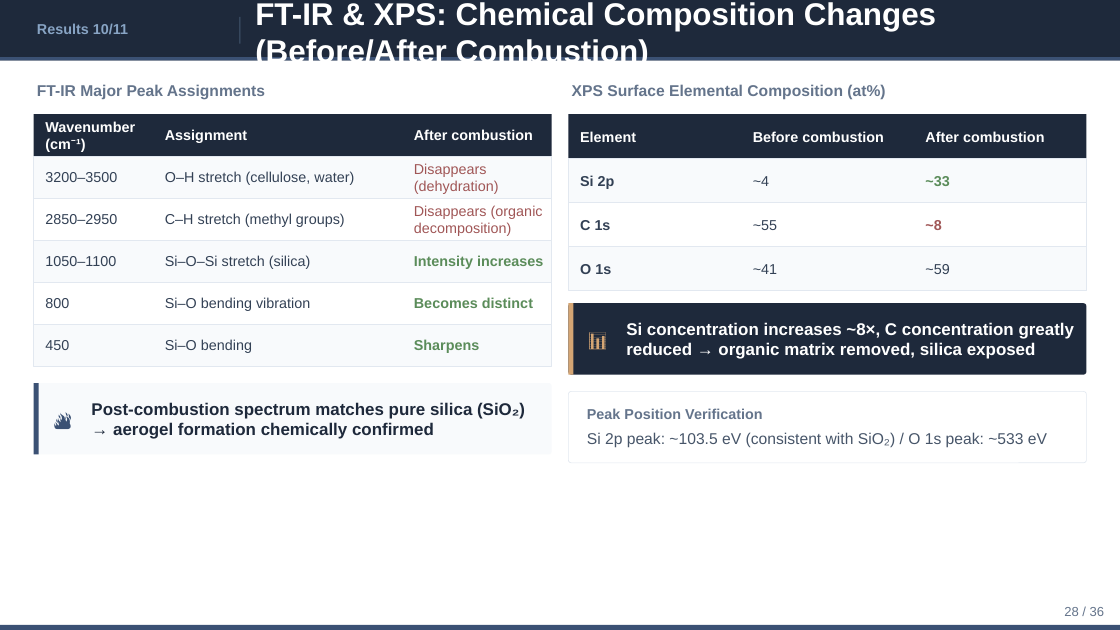
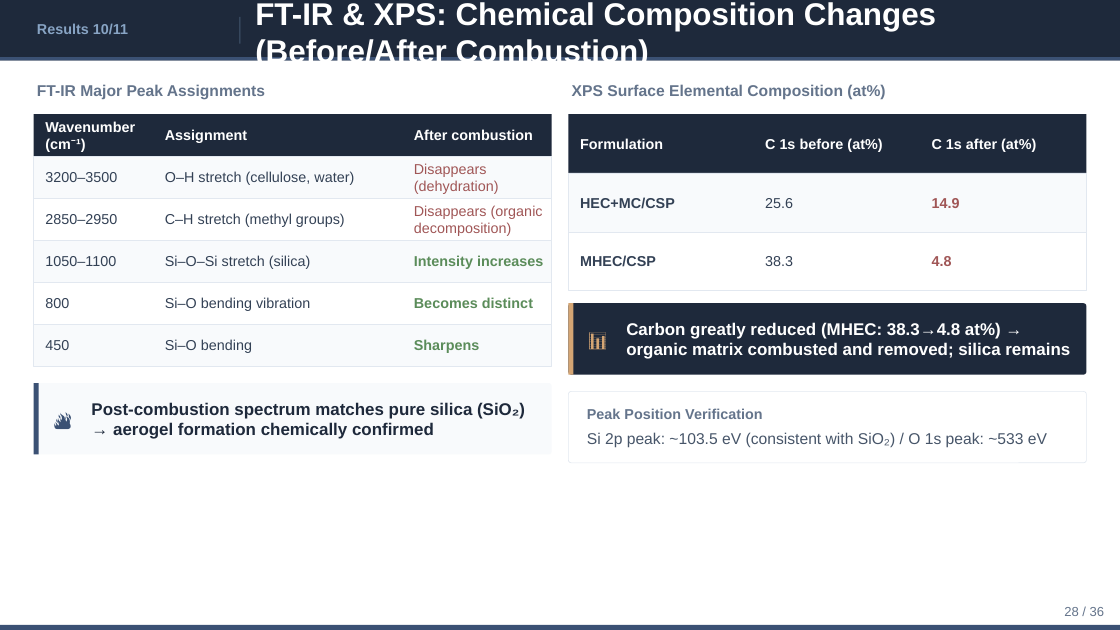
Before and after one commit to ytaisei0525-design/my-first-claude, a slide deck: slide 28 of slides_en.pptx. Drawn at 1120x630 pixels with LibreOffice and Linux fonts; fonts in the diff are those of the drawing. Boxes give left, top, right and bottom in pixels: in the first picture for what was removed or moved away, otherwise in the second. Text is boxed around its words. In the diff, an @@ line names an element or a change of style, - is before the commit and + after.

```diff
--- a/slides_en.pptx
+++ b/slides_en.pptx
@@ rectangle: place and size @@
-rectangle at (569, 114, 1087, 159)
+rectangle at (569, 114, 1087, 173)
@@ text at (580, 138, 663, 149): text changed @@
-Element
+Formulation
@@ text at (765, 138, 882, 152): text changed @@
-Before combustion
+C 1s before (at%)
@@ text at (932, 138, 1036, 152): text changed @@
-After combustion
+C 1s after (at%)
@@ rectangle: place and size @@
-rectangle at (569, 159, 1087, 203)
+rectangle at (569, 173, 1087, 232)
@@ text at (580, 197, 675, 209): text changed @@
-Si 2p
+HEC+MC/CSP
@@ text at (765, 198, 793, 208): text changed @@
-~4
+25.6
@@ text at (932, 198, 960, 208): text changed; text colour #5B8C5A to #A05656 @@
-~33
+14.9
@@ rectangle: place and size @@
-rectangle at (569, 202, 1087, 247)
+rectangle at (569, 232, 1087, 291)
@@ rectangle removed at (569, 247, 1087, 292) @@
@@ text at (580, 255, 656, 267): text changed @@
-C 1s
+MHEC/CSP
@@ text removed at (580, 264, 611, 274) @@
-O 1s
@@ text removed at (753, 264, 777, 274) @@
-~41
@@ text at (765, 256, 793, 266): text changed @@
-~55
+38.3
@@ text removed at (925, 264, 949, 274) @@
-~59
@@ text at (932, 256, 952, 266): text changed @@
-~8
+4.8
@@ text at (626, 322, 1070, 359): text changed @@
-Si concentration increases ~8×, C concentration greatly reduced → organic matrix removed, silica exposed
+Carbon greatly reduced (MHEC: 38.3→4.8 at%) → organic matrix combusted and removed; silica remains
```
Also in this commit, not shown: 15 other slides changed, 1 slide added, 1 slide removed, 1 other file.
